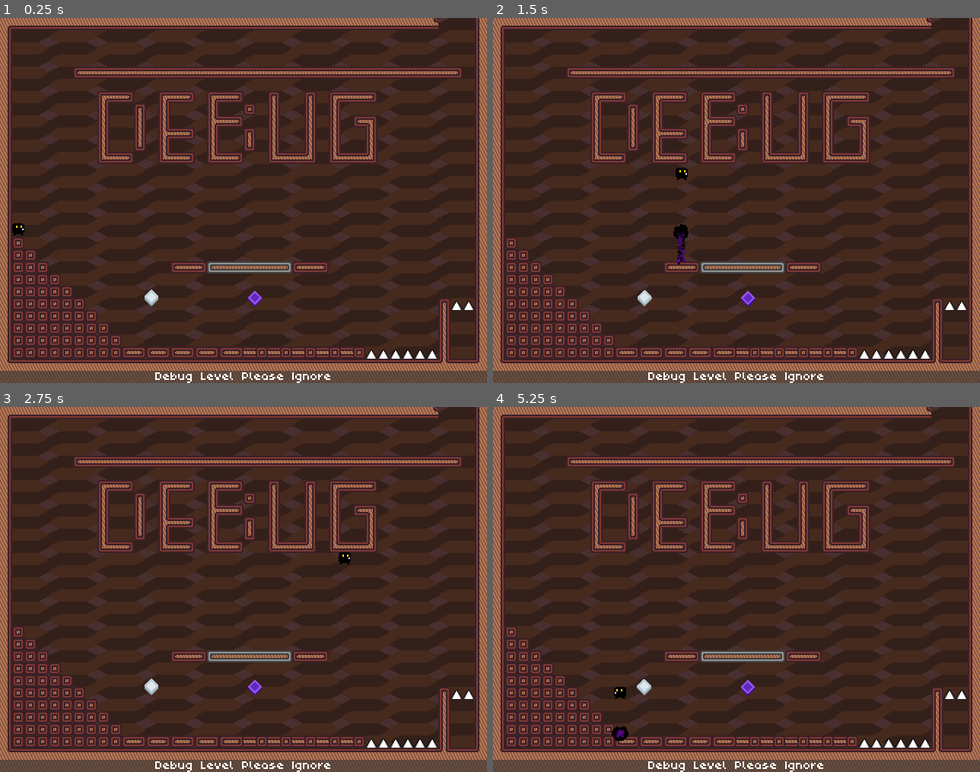
Above: before the commit, frames 1-4 (two rows, left to right).
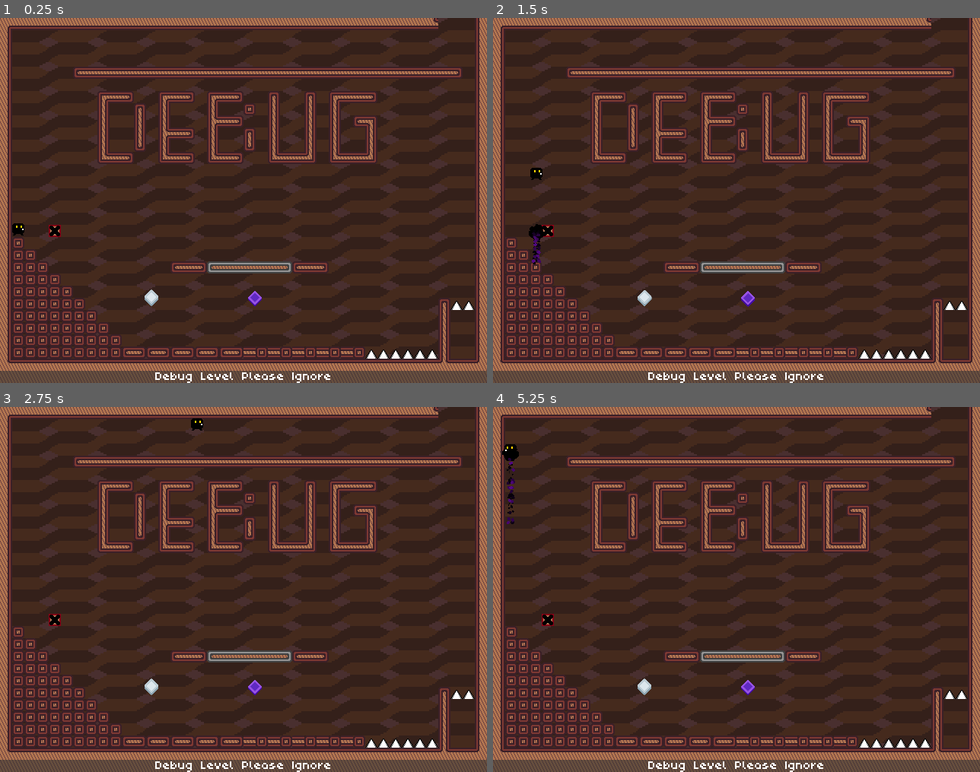
Above: after the commit, the same moments.

Repository: Team-Bunglon/phantom-striker
Game: Godot game, scene res://levels/level0.tscn
The game is run twice, just before and just after one commit, with the same random seed, the same clock (stepped at 60 frames per second) and the same inputs. This scene is started directly instead of the project's main scene.
Inputs:
- Up to frame 1 (0.25 s): no input
- Up to frame 2 (1.5 s): tap Enter at 0.5 s; hold D (move_right) 0.53-1.28 s; hold S (crouch) 0.53-1.28 s; tap W (jump) at 0.77 s; hold K (strike_down) from 1.28 s (still down); tap S (crouch) at 1.35 s
- Up to frame 3 (2.75 s): tap W (jump) at 1.52 s; release K (strike_down) at 2.03 s; hold D (move_right) from 2.03 s (still down); hold S (crouch) from 2.03 s (still down)
- Up to frame 4 (5.25 s): release D (move_right) at 2.78 s; release S (crouch) at 2.78 s; hold I (strike_up) 2.78-3.53 s; tap S (crouch) at 2.85, 4.35 s; tap W (jump) at 3.02, 3.77, 4.52 s; hold S (crouch) 3.53-4.28 s; hold A (move_left) 3.53-5.03 s; tap Space (ui_accept) at 5 s; hold K (strike_down) from 5.03 s (still down); hold S (crouch) from 5.03 s (still down)

The runs differ from the first frame. In frame 1, less than 0.1% of the frame differs, in the area x 10-13%, y 56-60%; in frame 2, 0.6%, in the area x 7-41%, y 41-68%; in frame 3, 0.2%; in frame 4, 0.5%.
Error in both runs: Invalid operands 'float' and 'Vector2' in operator '+'. (res://objects/player.gd:150)

Commit message:
Attept to merge request

Diff:
--- a/levels/disintegratingplatform.gd
+++ b/levels/disintegratingplatform.gd
@@ -5,7 +5,7 @@
 func _ready():
 	set_process(false)
 
-func _process(delta):
+func _process(_delta):
 	time += 1
 	$AnimatedSprite.play()
 
@@ -22,10 +22,10 @@
 
 func _on_timer_timeout():
 	#queue_free()
-	$AnimatedSprite.visible = false
+	#$AnimatedSprite.visible = false
 	$CollisionShape2D.disabled = true
 	$RespawnTimer.start(5)
 
 func _on_respawn_timer_timeout():
-	$AnimatedSprite.visible = true
+	#$AnimatedSprite.visible = true
 	$CollisionShape2D.disabled = false
--- a/levels/level0.tscn
+++ b/levels/level0.tscn
@@ -10,6 +10,7 @@
 [ext_resource type="PackedScene" uid="uid://otb601806wvr" path="res://objects/blackdiamond.tscn" id="6_aqsy6"]
 [ext_resource type="Script" path="res://levels/level_camera.gd" id="8_qwcse"]
 [ext_resource type="Texture2D" uid="uid://bj18c5gdkp3oh" path="res://assets/aseprite/background_1.png" id="9_38ph4"]
+[ext_resource type="PackedScene" uid="uid://dmipuah4vpsd2" path="res://objects/disintegratingplatform.tscn" id="9_gvq81"]
 
 [sub_resource type="TileSetAtlasSource" id="TileSetAtlasSource_te7is"]
 texture = ExtResource("5_h51gk")
@@ -571,6 +572,9 @@
 [node name="BlackDiamond" parent="." instance=ExtResource("6_aqsy6")]
 position = Vector2(335, 369)
 
+[node name="DisintegratingPlatform" parent="." instance=ExtResource("9_gvq81")]
+position = Vector2(72, 280)
+
 [node name="Camera2D" type="Camera2D" parent="."]
 limit_left = 0
 limit_top = 0
Not shown: 1 places in levels/level0.tscn that only renumber resources
Not shown: 1 places in objects/disintegratingplatform.tscn that only renumber resources
